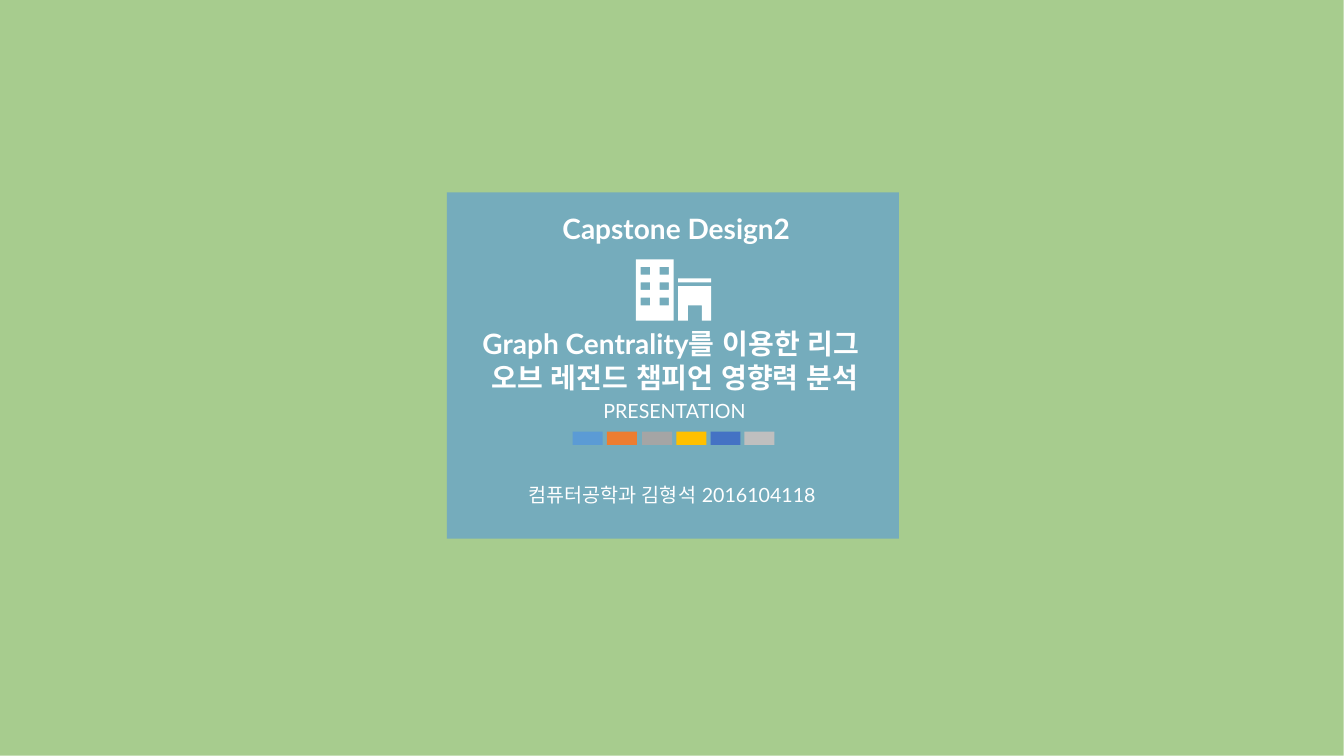
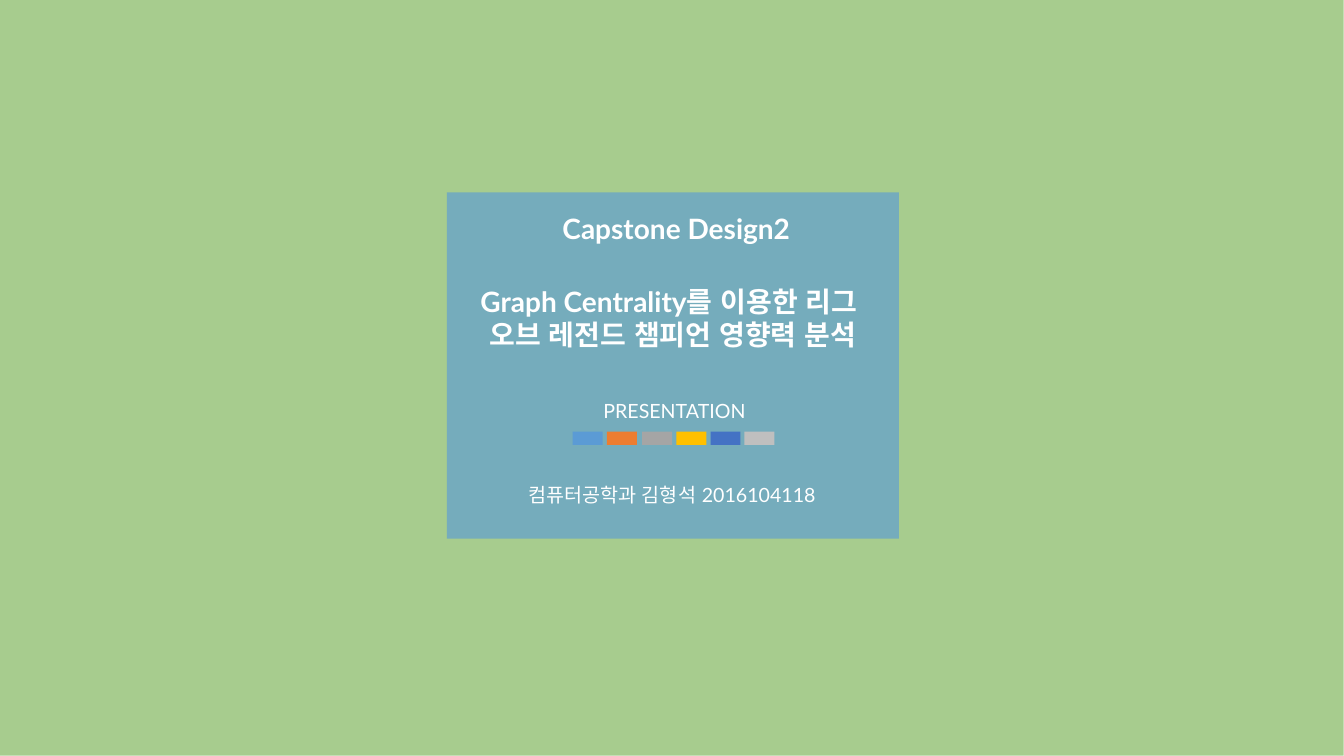
Before and after one commit to realuda/KHU2022-CapstoneDesign2-LCI, a slide deck: slide 1 of doc/발표자료/0927_캡스톤디자인2_발표자료_2016104118김형석.pptx. Drawn at 1344x756 pixels with LibreOffice and Linux fonts; fonts in the diff are those of the drawing. Boxes give left, top, right and bottom in pixels: in the first picture for what was removed or moved away, otherwise in the second. Text is boxed around its words. In the diff, an @@ line names an element or a change of style, - is before the commit and + after.

```diff
--- a/doc/발표자료/0927_캡스톤디자인2_발표자료_2016104118김형석.pptx
+++ b/doc/발표자료/0927_캡스톤디자인2_발표자료_2016104118김형석.pptx
@@ freeform shape removed at (636, 259, 712, 321) @@
@@ text "Graph Centrality를 이용한 리그 오브 ...": place and size @@
-text "Graph Centrality를 이용한 리그 오브 ..." at (482, 330, 860, 391)
+text "Graph Centrality를 이용한 리그 오브 ..." at (480, 288, 858, 348)
```
Also in this commit, not shown: 3 other slides changed, 16 other files.
